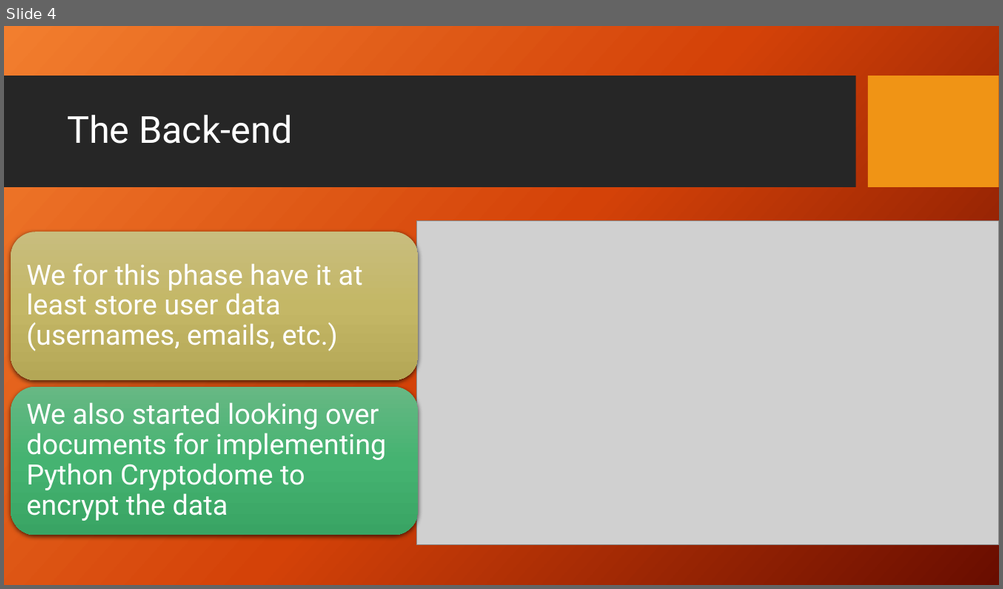
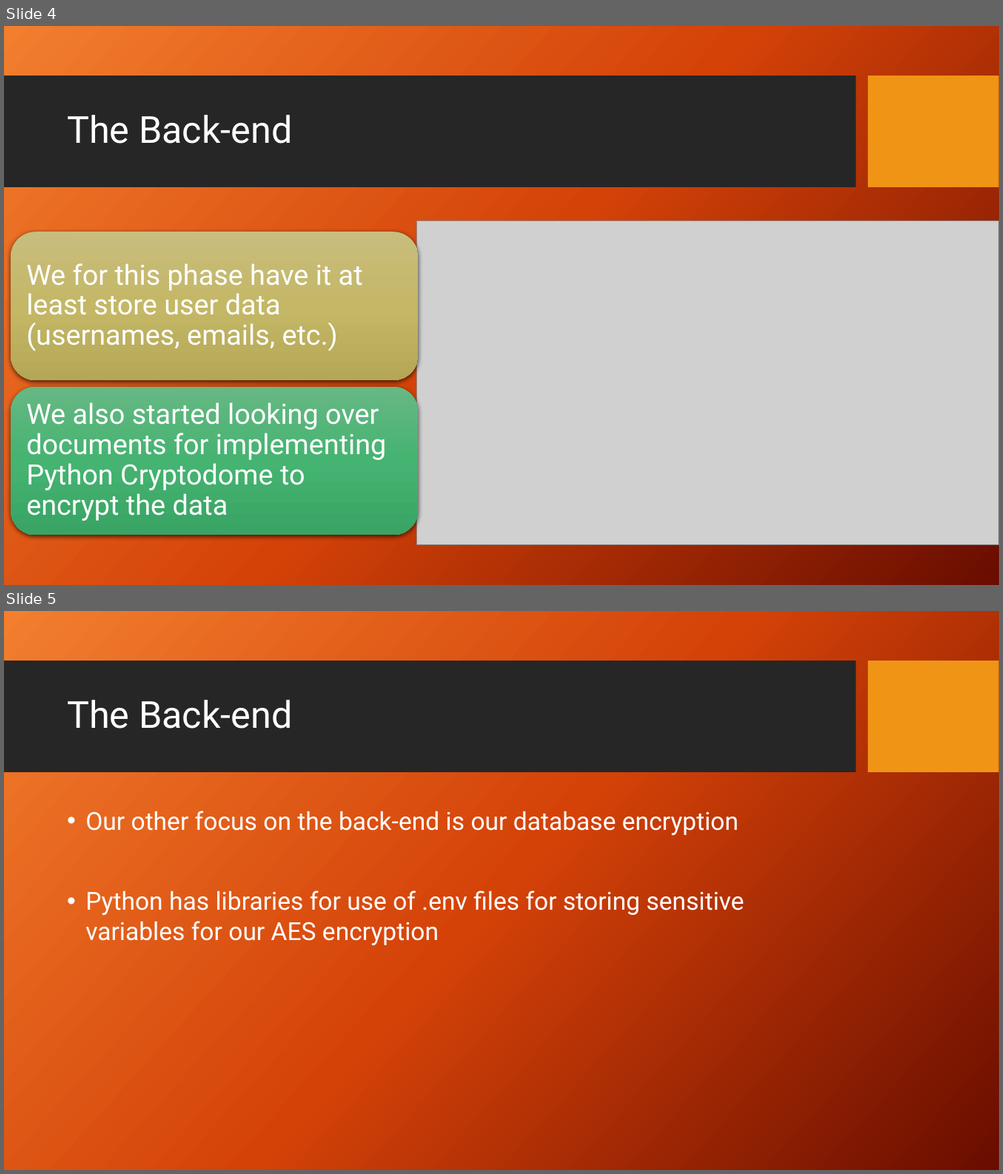
Before and after one commit to Dwaddle26/EncryptNotes, a slide deck: Phase 2 Documentation/Team_2_Presentation_2.pptx. Shown one above the other, each under a label of ours: slide 4 before the commit, slides 4 and 5 after it. The pictures are 1003x589 and 1003x1174 pixels, drawn with LibreOffice and Linux fonts; fonts in the diff are those of the drawing; grey boxes stand for pictures; background and template pictures are left out. Boxes give left, top, right and bottom in pixels: in the first picture for what was removed or moved away, otherwise in the second. Text is boxed around its words. In the diff, an @@ line names an element or a change of style, - is before the commit and + after.

Commit message:
updated presentation

```diff
--- a/Phase 2 Documentation/Team_2_Presentation_2.pptx
+++ b/Phase 2 Documentation/Team_2_Presentation_2.pptx
@@ slide 5 added at [4, 611, 999, 1170], background picture (left out); not listed: 2 template elements that a slide beside it also shows @@
@@ title added at [67, 700, 292, 729], 36 pt, text #FFFFFF @@
+The Back-end
@@ text added at [85, 811, 744, 945], 24 pt, text #FFFFFF @@
+• Our other focus on the back-end is our database encryption
+• Python has libraries for use of .env files for storing sensitive variables for our AES encryption
```
Also in this commit, not shown: 1 slide removed.
